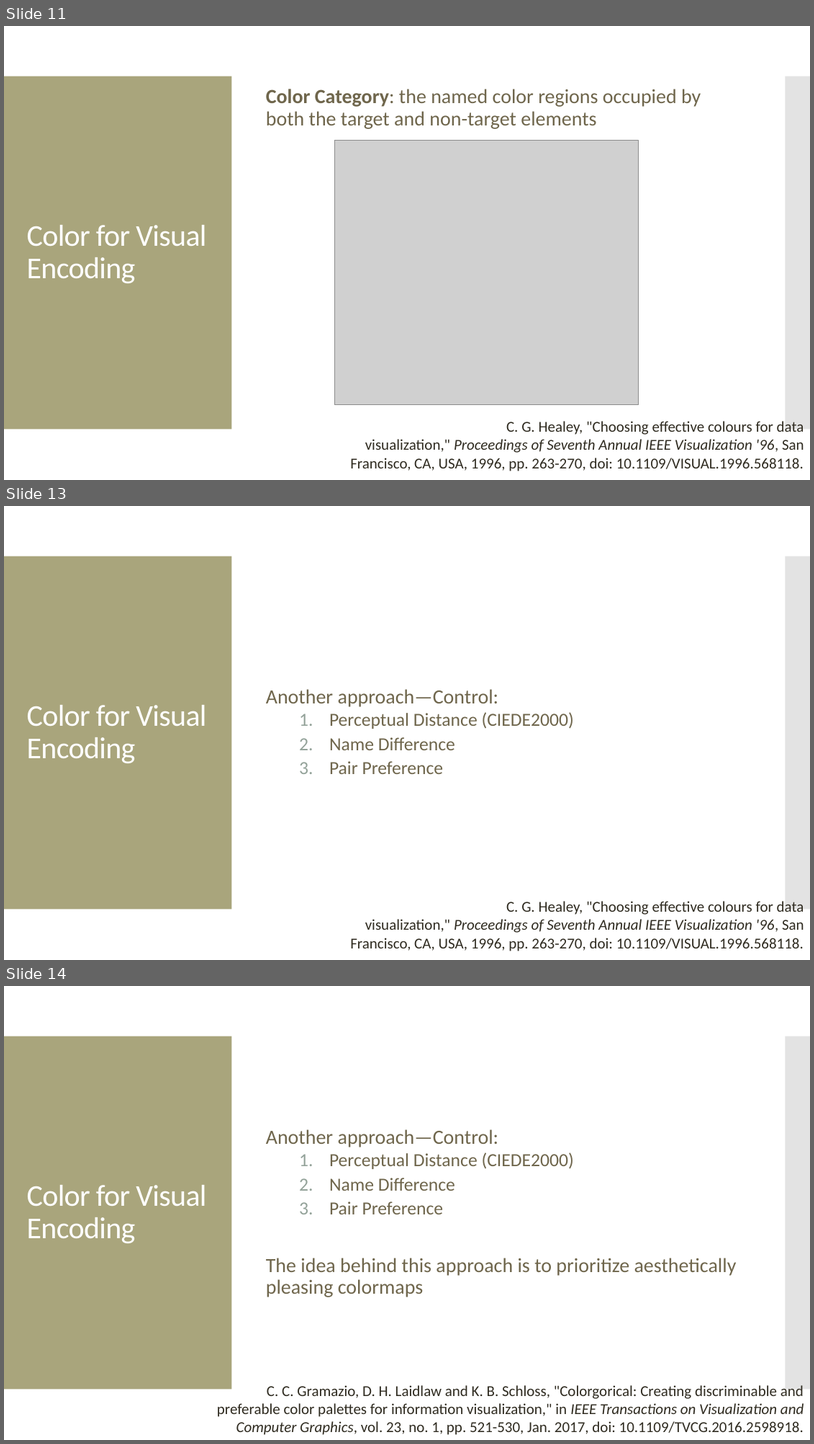
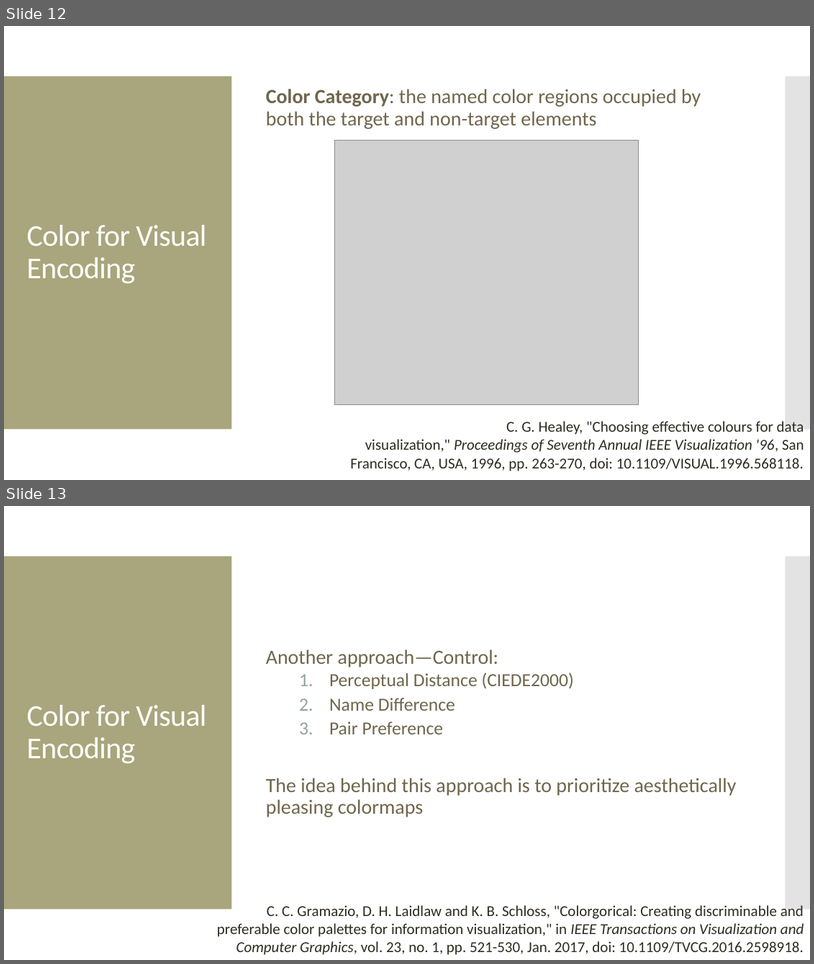
Before and after one commit to amosca01/SDS-CSC109, a slide deck: slides/06-color.pptx. Shown one above the other, each under a label of ours: slides 11, 13 and 14 before the commit, slides 12 and 13 after it; the slides between them are not shown. The pictures are 814x1444 and 814x964 pixels, drawn with LibreOffice and Linux fonts; fonts in the diff are those of the drawing; grey boxes stand for pictures. Boxes give left, top, right and bottom in pixels: in the first picture for what was removed or moved away, otherwise in the second. Text is boxed around its words. In the diff, an @@ line names an element or a change of style, - is before the commit and + after.

```diff
--- a/slides/06-color.pptx
+++ b/slides/06-color.pptx
@@ slide 13 removed at (x1=4, y1=506, x2=810, y2=960), background #FFFFFF; not listed: 2 template elements that a slide beside it also shows @@
@@ text removed at (x1=266, y1=689, x2=574, y2=774) @@
-Another approach—Control:
-  1. Perceptual Distance (CIEDE2000)
-  2. Name Difference
-  3. Pair Preference
@@ text removed at (x1=27, y1=705, x2=206, y2=763) @@
-Color for Visual Encoding
@@ text removed at (x1=350, y1=901, x2=805, y2=951) @@
-C. G. Healey, "Choosing effective colours for data visualization," Proceedings of Seventh Annual IEEE Visualization '96, San Francisco, CA, USA, 1996, pp. 263-270, doi: 10.1109/VISUAL.1996.568118.
@@ what was slide 11 is now slide 12 @@
@@ what was slide 14 is now slide 13 @@
```
Also in this commit, not shown: 3 slides added, 1 other slide removed, 6 other files.
